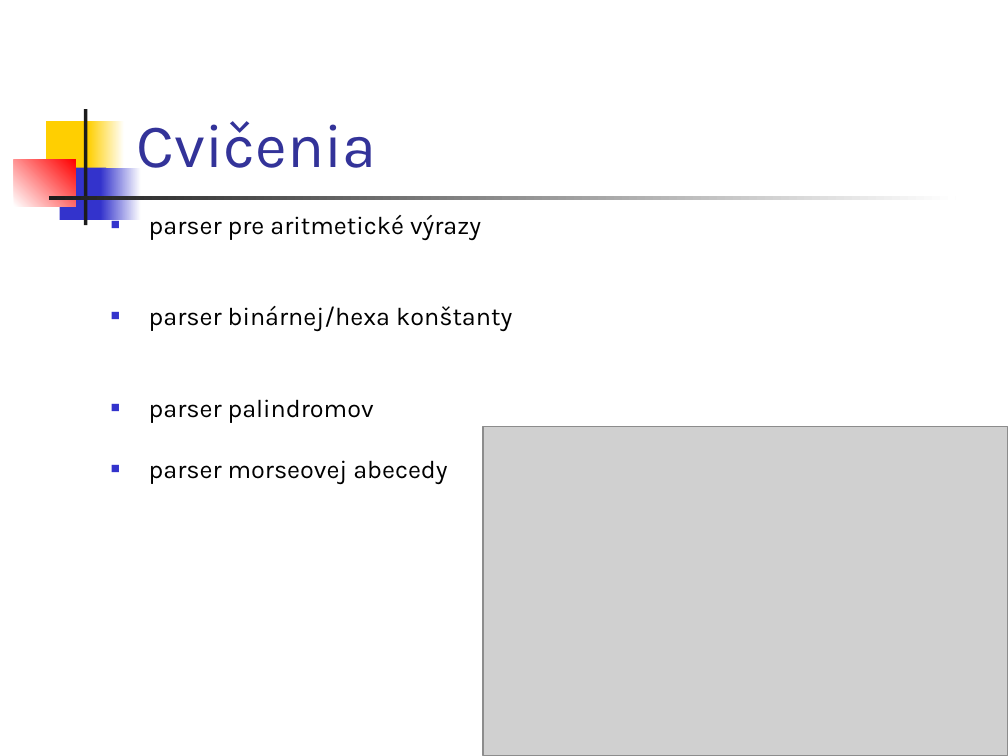
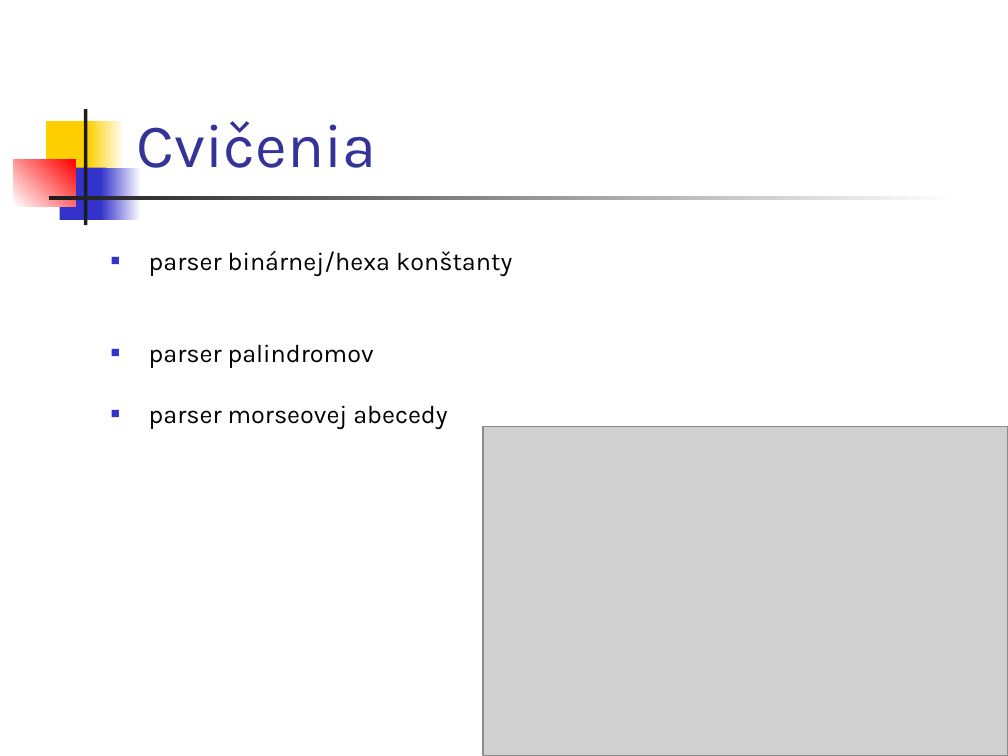
Before and after one commit to Funkcionalne/Prednasky, a slide deck: slide 21 of 09/09_fpro.ppt. Drawn at 1008x756 pixels with LibreOffice and Linux fonts; fonts in the diff are those of the drawing; grey boxes stand for pictures. Boxes give left, top, right and bottom in pixels: in the first picture for what was removed or moved away, otherwise in the second. Text is boxed around its words. In the diff, an @@ line names an element or a change of style, - is before the commit and + after.

```diff
--- a/09/09_fpro.ppt
+++ b/09/09_fpro.ppt
@@ text at [149, 215, 481, 240]: paragraph removed @@
-■ parser pre aritmetické výrazy
```
Also in this commit, not shown: 7 other slides changed, 4 other files.
